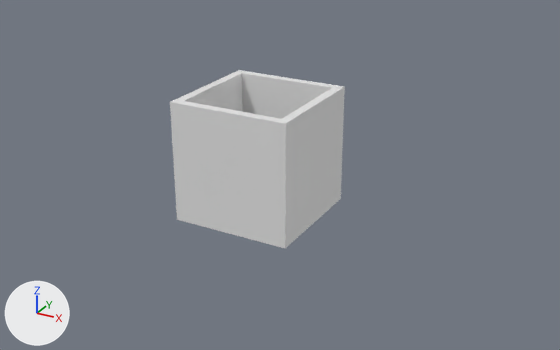
What one commit did to the Blender file BasicSht/TutorialSht/generalMerch.blend.
Rendered twice from a 50 mm lens placed at (59.0, -100.7, 57.3), pointed at (3.4, 0.3, 6.8). The axes (+X, +Y, +Z) are drawn at lower left. The lights are the same throughout.
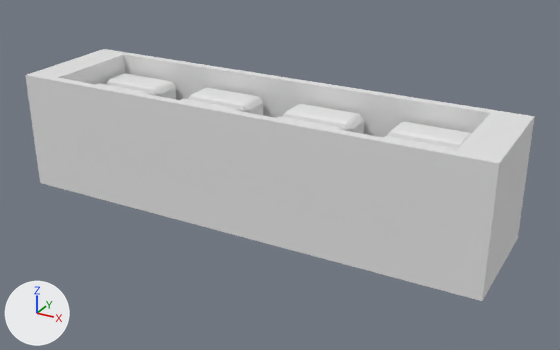
Boxes (x1, y1, x2, y2) around the edits, measured in the pictures (560 x 350 px):
```json
{"object": "Cube", "change": "rescaled", "before": [170, 70, 345, 248], "after": [26, 49, 535, 301], "on screen": "190% wider, 41% taller"}
{"object": "triangle.007", "change": "added", "after": [283, 104, 364, 134]}
{"object": "triangle.006", "change": "added", "after": [387, 122, 471, 149]}
{"object": "triangle.008", "change": "added", "after": [188, 87, 263, 115]}
{"object": "WeirStar.002", "change": "added", "after": [106, 73, 176, 99]}
{"object": "triangle.009", "change": "added", "after": [383, 136, 457, 151]}
{"object": "triangle.010", "change": "added", "after": [277, 116, 343, 130]}
{"object": "triangle.011", "change": "added", "after": [181, 99, 239, 111]}
{"object": "WeirStar.003", "change": "added", "after": [96, 83, 150, 95]}
```

The change, as JSON lines over the scene's bpy script:
```json
{"op": "add", "block": "mat_material_001", "code": ["mat_material_001 = principled_material('Material.001')", "mat_material_001.base_color = (0.8, 0.8, 0.8)  # white #e7e7e7"]}
{"op": "add", "block": "me_cube_016", "code": ["me_cube_016 = bpy.data.meshes.new('Cube.016')", "me_cube_016.from_pydata(...)  # 104 vertices, 102 faces; spans x -2.07..2.07, y -1.0..1.0, z 0.0..2.0", "me_cube_016.materials.append(mat_material_001)  # its picture is missing"]}
{"op": "add", "block": "me_cube_015", "code": ["me_cube_015 = bpy.data.meshes.new('Cube.015')", "me_cube_015.from_pydata(...)  # 176 vertices, 166 faces; spans x -2.07..2.07, y -1.0..1.0, z 0.0..2.0", "me_cube_015.materials.append(mat_material_001)  # its picture is missing"]}
{"op": "add", "block": "me_cube_014", "code": ["me_cube_014 = bpy.data.meshes.new('Cube.014')", "me_cube_014.from_pydata(...)  # 152 vertices, 142 faces; spans x -2.07..2.07, y -1.0..1.0, z 0.0..2.0", "me_cube_014.materials.append(mat_material_001)  # its picture is missing"]}
{"op": "add", "block": "me_cube_013", "code": ["me_cube_013 = bpy.data.meshes.new('Cube.013')", "me_cube_013.from_pydata(...)  # 178 vertices, 174 faces, 2 loose edges; spans x -2.07..2.07, y -1.0..1.0, z 0.0..2.0", "me_cube_013.materials.append(mat_material_001)  # its picture is missing"]}
{"op": "set", "path": "ob_cube.scale", "old": "(10.0, 10.0, 10.0)", "new": "(40.0, 10.0, 10.0)"}
{"op": "add", "block": "ob_triangle_011", "code": ["ob_triangle_011 = bpy.data.objects.new('triangle.011', me_cube_016)", "ob_triangle_011.location = (-9.6, -2.2, 11.0)", "ob_triangle_011.scale = (3.0, 3.0, 3.0)"]}
{"op": "add", "block": "ob_triangle_010", "code": ["ob_triangle_010 = bpy.data.objects.new('triangle.010', me_cube_015)", "ob_triangle_010.location = (8.7, -2.2, 11.0)", "ob_triangle_010.scale = (3.0, 3.0, 3.0)"]}
{"op": "add", "block": "ob_triangle_009", "code": ["ob_triangle_009 = bpy.data.objects.new('triangle.009', me_cube_014)", "ob_triangle_009.location = (26.6, -2.2, 11.0)", "ob_triangle_009.scale = (3.0, 3.0, 3.0)"]}
{"op": "add", "block": "ob_weirstar_003", "code": ["ob_weirstar_003 = bpy.data.objects.new('WeirStar.003', me_cube_013)", "ob_weirstar_003.location = (-27.6, -2.2, 11.0)", "ob_weirstar_003.scale = (3.0, 3.0, 3.0)"]}
{"op": "add", "block": "ob_triangle_008", "code": ["ob_triangle_008 = bpy.data.objects.new('triangle.008', me_cube_016.copy())", "ob_triangle_008.location = (-9.6, 4.9, 11.0)", "ob_triangle_008.scale = (3.0, 3.0, 3.0)"]}
{"op": "add", "block": "ob_triangle_007", "code": ["ob_triangle_007 = bpy.data.objects.new('triangle.007', me_cube_015.copy())", "ob_triangle_007.location = (8.7, 4.9, 11.0)", "ob_triangle_007.scale = (3.0, 3.0, 3.0)"]}
{"op": "add", "block": "ob_triangle_006", "code": ["ob_triangle_006 = bpy.data.objects.new('triangle.006', me_cube_014.copy())", "ob_triangle_006.location = (26.6, 4.9, 11.0)", "ob_triangle_006.scale = (3.0, 3.0, 3.0)"]}
{"op": "add", "block": "ob_weirstar_002", "code": ["ob_weirstar_002 = bpy.data.objects.new('WeirStar.002', me_cube_013.copy())", "ob_weirstar_002.location = (-27.6, 4.9, 11.0)", "ob_weirstar_002.scale = (3.0, 3.0, 3.0)"]}
```
